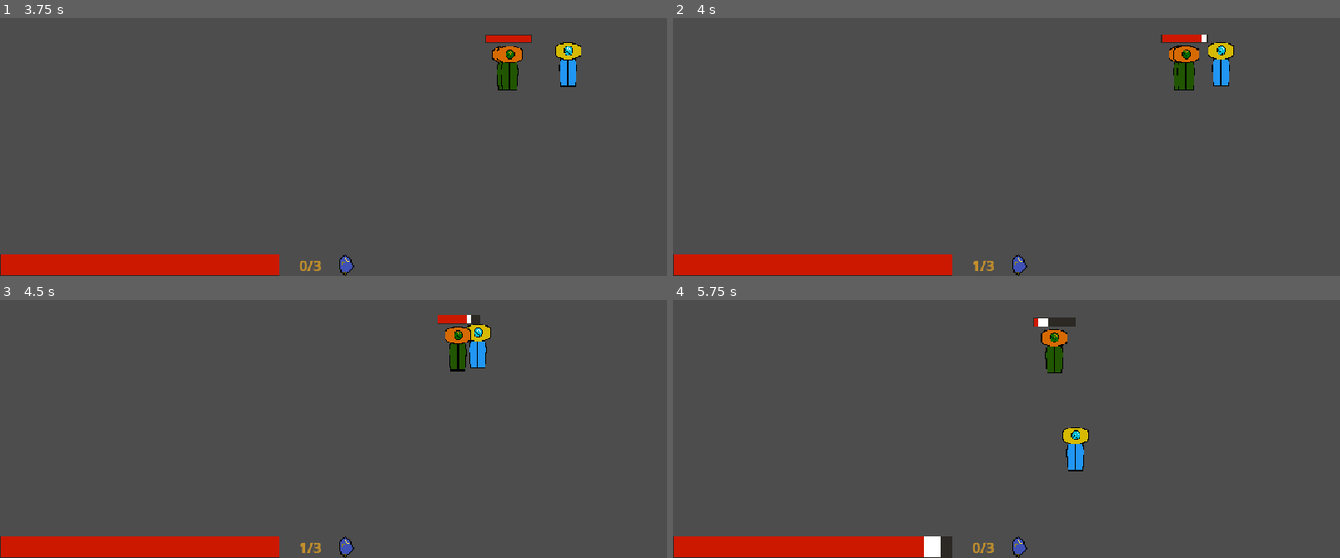
Above: before the commit, frames 1-4 (two rows, left to right).
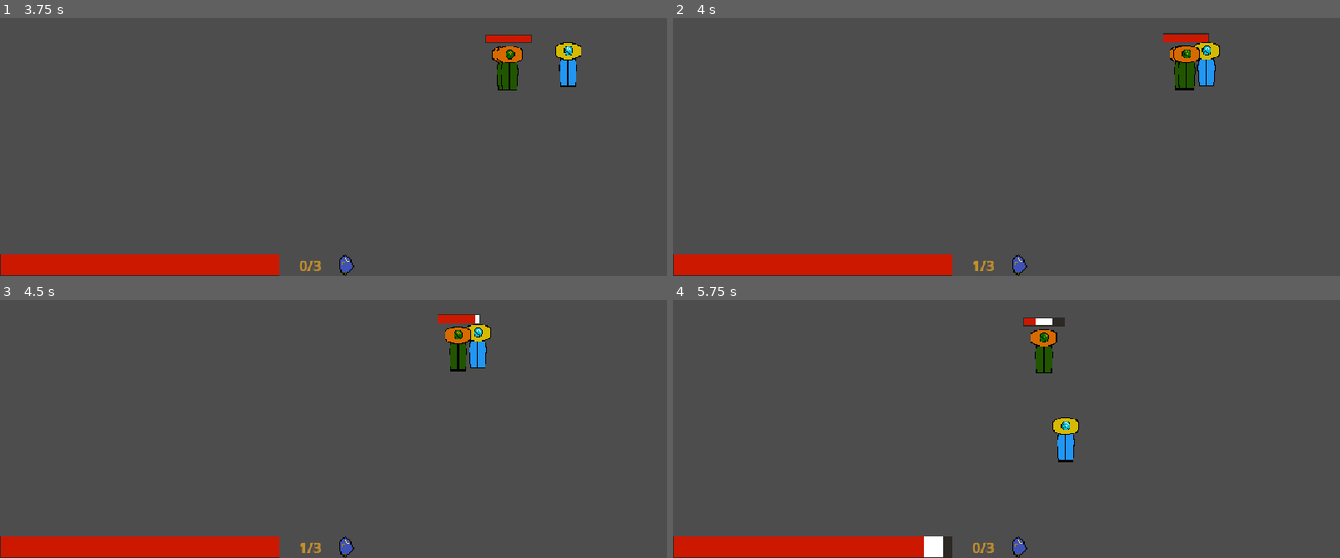
Above: after the commit, the same moments.

Repository: nf12pro/ChronoAnchor
Game: Godot game, scene res://scenes/testing_scene.tscn
Two runs of this game, one before a commit and one after it. Both use one fixed random seed, a clock stepped at 60 frames per second and the inputs below.
Inputs (mouse positions are in pixels of both pictures, inside the frame that each line leads up to):
- Up to frame 1 (3.75 s): tap Enter at 0.5 s; move the mouse to (480, 69) at 0.52 s; press the mouse at (480, 69) at 0.53 s; hold Right (move_right) 0.53-1.28 s; tap Shift (dash) at 0.8, 1.35, 3.05 s; move the mouse to (200, 108) at 1.27 s; release the mouse at (200, 108) at 1.28 s; hold S (move_down) 1.28-2.03 s; right-click (200, 108) at 1.55 s; move the mouse to (outside the picture) at 2.02 s; hold Right (move_right) 2.03-2.78 s; hold Right mouse button (heavy_attack) 2.03-2.78 s; click (outside the picture) at 2.3 s; move the mouse to (300, 162) at 2.77 s; hold W (move_up) 2.78-3.53 s; click (300, 162) at 2.85 s; move the mouse to (533, 144) at 3.52 s; hold A (move_left) from 3.53 s (still down); hold Shift (dash) from 3.53 s (still down)
- Up to frame 2 (4 s): keep holding A (move_left); keep holding Shift (dash); right-click (1206, 144) at 3.8 s
- Up to frame 3 (4.5 s): keep holding A (move_left); move the mouse to (133, 315) at 4.27 s; release Shift (dash) at 4.28 s; right-click (133, 315) at 4.35 s
- Up to frame 4 (5.75 s): click (806, 315) at 4.55 s; move the mouse to (1039, 369) at 5.02 s; release A (move_left) at 5.03 s; hold S (move_down) from 5.03 s (still down); hold P (take_damage_test) from 5.03 s (still down); click (1039, 369) at 5.17 s; tap Shift (dash) at 5.3 s

Frame 1 is identical in both runs. In frame 2, 1.0% of the frame differs, in the area x 73-85%, y 5-29%; in frame 3, 0.1%; in frame 4, 1.6%, in the area x 40-63%, y 6-100%.

Commit message:
Added Windup
Some issues left to fix

Diff:
--- a/scenes/sword_equipment.tscn
+++ b/scenes/sword_equipment.tscn
@@ -33,6 +33,10 @@
 wait_time = 0.3
 one_shot = true
 
+[node name="windup_timer" type="Timer" parent="." unique_id=349641787]
+process_callback = 0
+one_shot = true
+
 [connection signal="body_entered" from="sword_area" to="." method="_on_sword_area_body_entered"]
 [connection signal="timeout" from="hitbox_timer" to="." method="_on_hitbox_timer_timeout"]
 [connection signal="timeout" from="cooldown_timer" to="." method="_on_cooldown_timer_timeout"]
--- a/scripts/sword_equipment.gd
+++ b/scripts/sword_equipment.gd
@@ -1,15 +1,20 @@
 extends Node2D
 
-#region Collision Detection
+#region Timers and Signals
 @onready var sword_area = $sword_area
 @onready var hitbox_timer = $hitbox_timer
 @onready var cooldown_timer = $cooldown_timer
+@onready var windup_timer = $windup_timer
 
 var on_cooldown: bool = false
+var on_windup: bool = false
+
+signal basic_windup
+signal heavy_windup
 #endregion
 
 #region Hitbox
-@export var radius: float = 100.0
+@export var radius: float = 120.0
 @export var segments: int = 16
 
 @onready var basic_sword_hitbox = $sword_area/basic_sword_hitbox
@@ -51,9 +56,8 @@
 	heavy_sword_hitbox.polygon = points
 
 func _process(_delta: float) -> void:
-	if Global.is_attacking:
+	if Global.is_attacking or on_windup:
 		return
-
 	var mouse_pos = get_global_mouse_position()
 	global_rotation = (mouse_pos - global_position).angle()
 
@@ -69,9 +73,7 @@
 		heavy_sword_attack = false
 		light_sword_attack = false
 	elif event.is_action_pressed("heavy_attack") and hitbox_timer.is_stopped() and Global.is_dashing and not on_cooldown:
-		print("Wait for Dash")
 		await player.dash_finished
-		print("Finished Dash")
 		heavy_attack()
 		basic_sword_attack = false
 		heavy_sword_attack = true
@@ -83,8 +85,12 @@
 		light_sword_attack = false
 
 func basic_attack() -> void:
+	on_windup = true
+	windup_timer.start(0.1)
+	await windup_timer.timeout
+
+	on_windup = false
 	hit_enemies.clear()
-
 	Global.is_attacking = true
 	on_cooldown = true
 	cooldown_timer.start(0.4)
@@ -115,8 +121,12 @@
 	call_deferred("_check_initial_overlaps")
 
 func heavy_attack() -> void:
+	on_windup = true
+	windup_timer.start(0.5)
+	await windup_timer.timeout
+
+	on_windup = false
 	hit_enemies.clear()
-
 	Global.is_attacking = true
 	on_cooldown = true
 	cooldown_timer.start(0.6)
